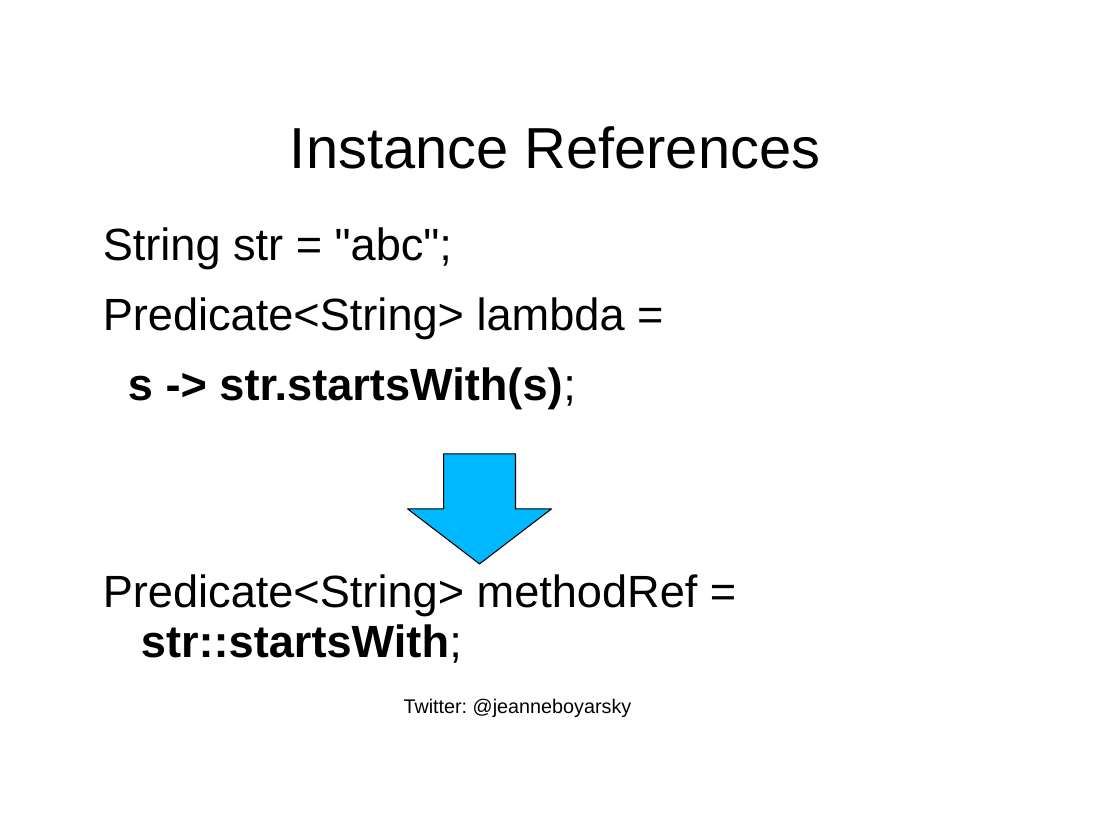
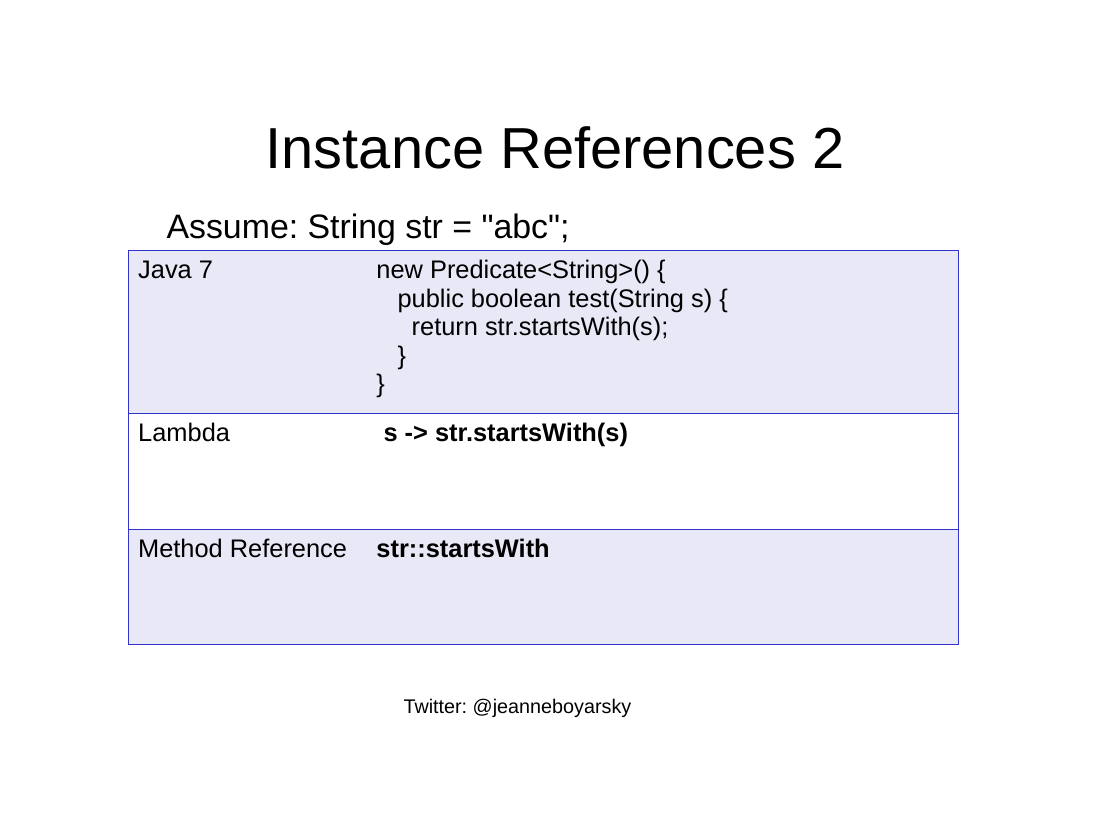
Before and after one commit to boyarsky/java-8-streams-by-puzzles, a slide deck: slide 43 of docs/Slides.ppt (slide 20 before the commit). Drawn at 1120x840 pixels with LibreOffice and Linux fonts; fonts in the diff are those of the drawing; background and template pictures are left out. Boxes give left, top, right and bottom in pixels: in the first picture for what was removed or moved away, otherwise in the second. Text is boxed around its words. In the diff, an @@ line names an element or a change of style, - is before the commit and + after.

```diff
--- a/docs/Slides.ppt
+++ b/docs/Slides.ppt
@@ title at [266, 126, 844, 169]: text changed @@
-Instance References
+Instance References 2
@@ text removed at [103, 227, 625, 409] @@
-String str = "abc";
-Predicate<String> lambda =
-s -> str.startsWith(s);
@@ text added at [167, 213, 570, 245], 24 pt, text #000000 @@
+Assume: String str = "abc";
@@ table added at [128, 251, 958, 645], 3 rows, 2 columns @@
+Java 7 | new Predicate<String>() { / public boolean test(String s) { / return str.startsWith(s); / } / }
+Lambda | s -> str.startsWith(s)
+Method Reference | str::startsWith
@@ down arrow removed at [408, 454, 552, 564] @@
@@ text removed at [103, 574, 698, 663] @@
-Predicate<String> methodRef = str::startsWith;
```
Also in this commit, not shown: 8 other slides changed, 3 other files.
